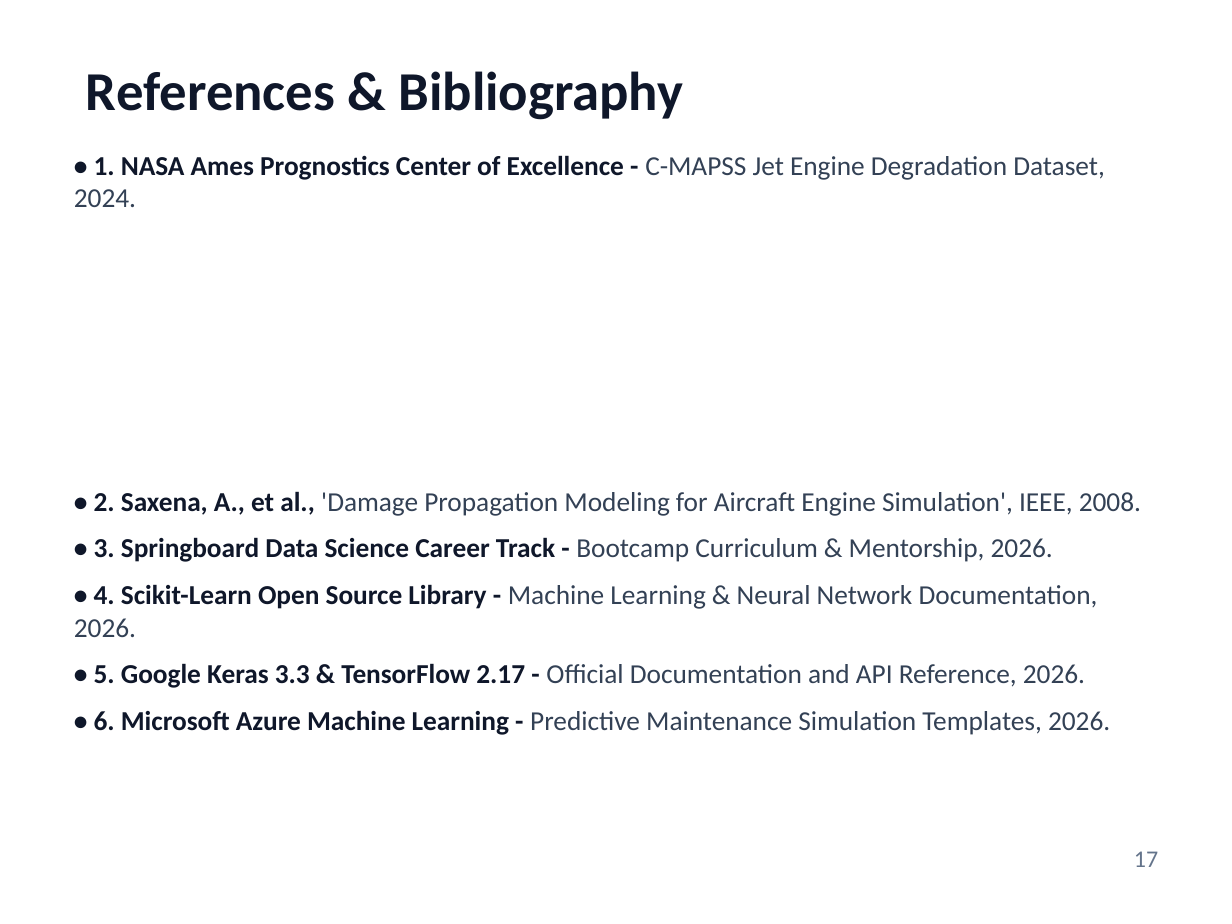
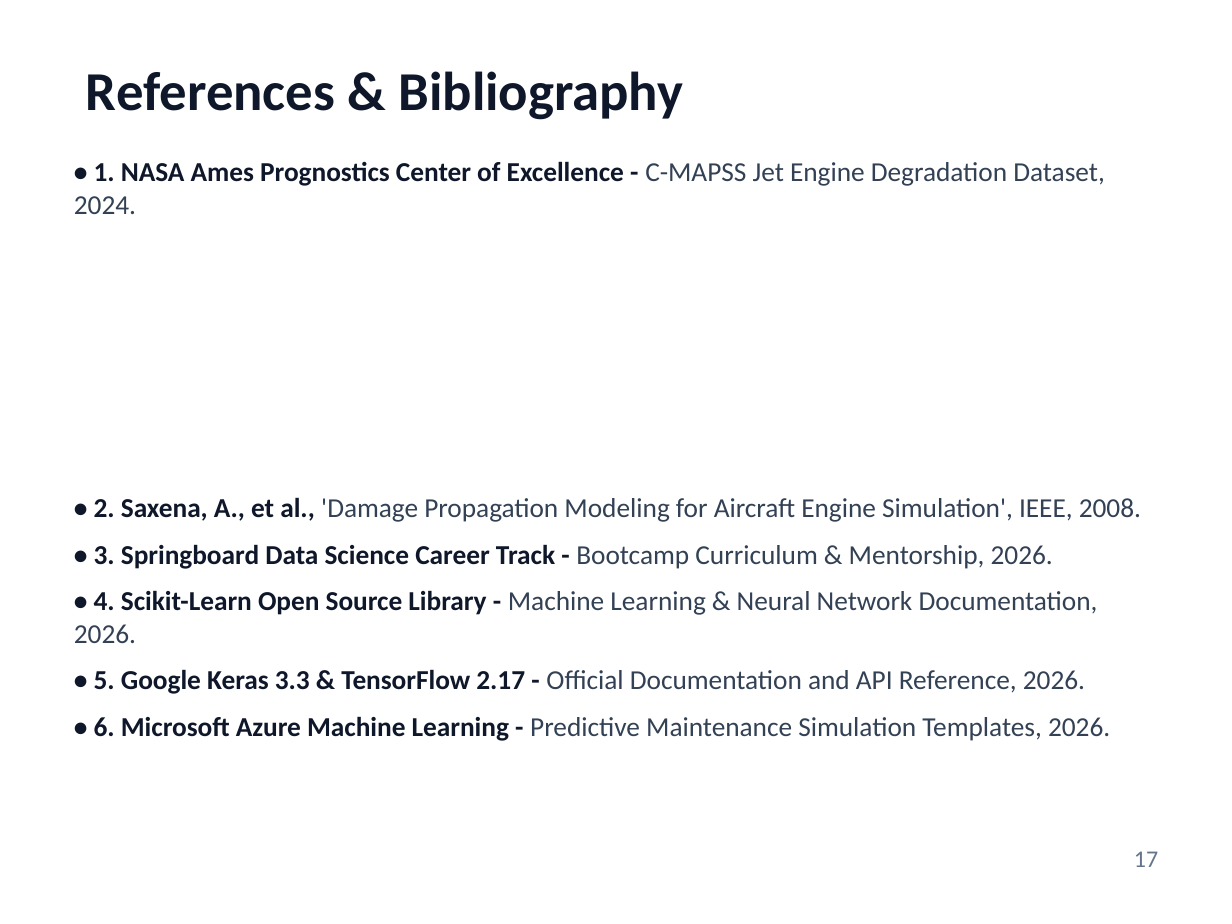
Before and after one commit to PiyushTiwari2051/Predictive-Master, a slide deck: slide 17 of Internship Presentation PPTs Template Final.pptx. Drawn at 1232x924 pixels with LibreOffice and Linux fonts; fonts in the diff are those of the drawing. Boxes give left, top, right and bottom in pixels: in the first picture for what was removed or moved away, otherwise in the second. Text is boxed around its words. In the diff, an @@ line names an element or a change of style, - is before the commit and + after.

```diff
--- a/Internship Presentation PPTs Template Final.pptx
+++ b/Internship Presentation PPTs Template Final.pptx
@@ text "• 1. NASA Ames Prognostics ...": place and size @@
-text "• 1. NASA Ames Prognostics ..." at (74,155,1141,735)
+text "• 1. NASA Ames Prognostics ..." at (74,161,1141,741)
```
Also in this commit, not shown: 15 other slides changed, 2 other files.
